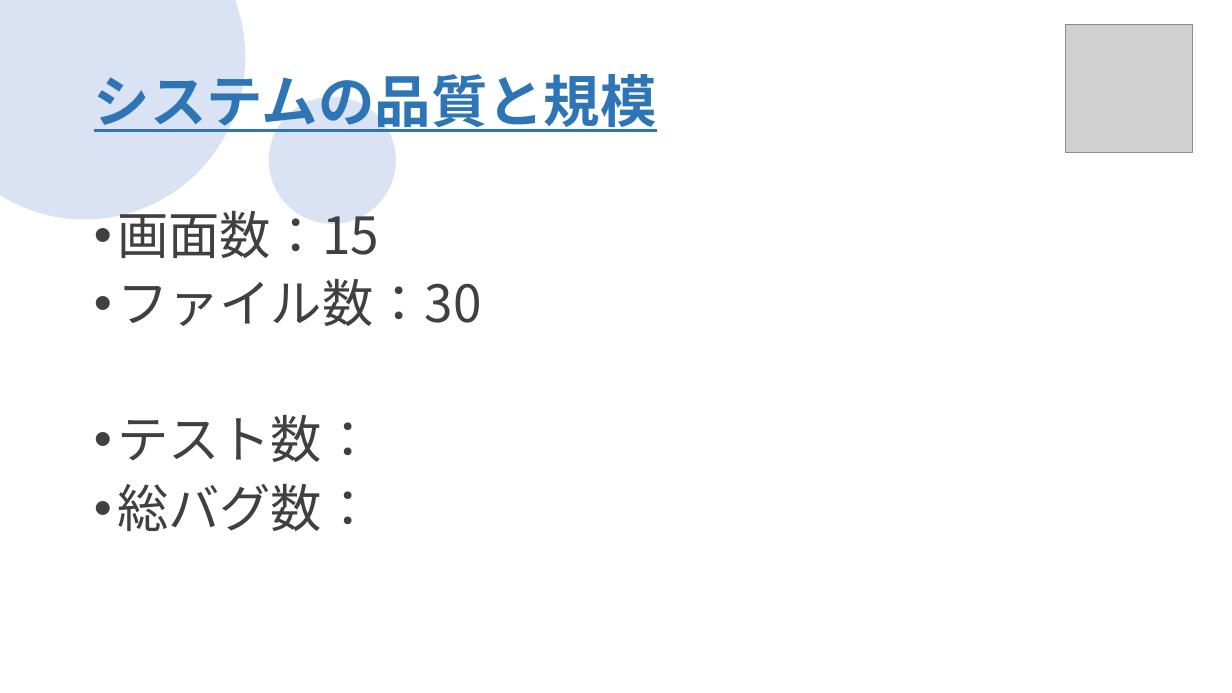
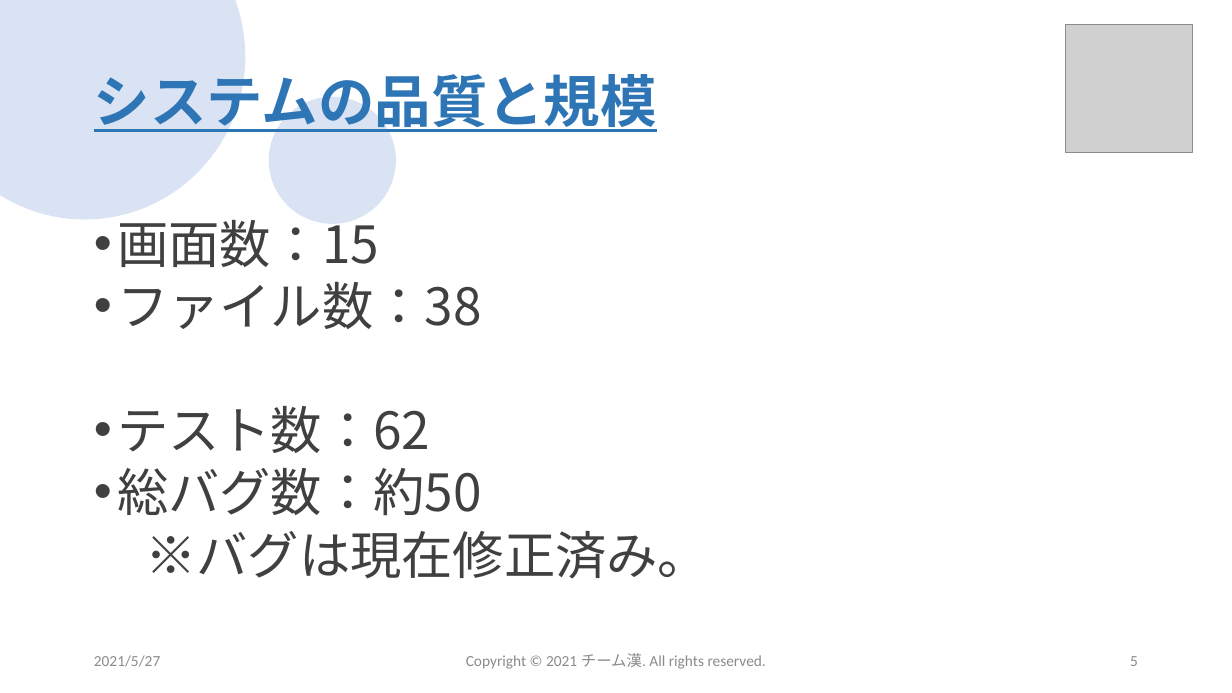
Before and after one commit to sss-sr2021/GUYS, a slide deck: slide 5 of 提出物/チーム漢_成果発表会プレゼン資料.pptx (slide 4 before the commit). Drawn at 1232x693 pixels with LibreOffice and Linux fonts; fonts in the diff are those of the drawing; grey boxes stand for pictures; background and template pictures are left out. Boxes give left, top, right and bottom in pixels: in the first picture for what was removed or moved away, otherwise in the second. Text is boxed around its words. In the diff, an @@ line names an element or a change of style, - is before the commit and + after.

Commit message:
成果発表会変更 テスト仕様書変更 要件定義書変更

```diff
--- a/提出物/チーム漢_成果発表会プレゼン資料.pptx
+++ b/提出物/チーム漢_成果発表会プレゼン資料.pptx
@@ ellipse removed at bbox=[0, 0, 246, 219] @@
@@ ellipse added at bbox=[0, 0, 246, 219], fill #DAE3F3 @@
@@ text "画面数：15": place and size @@
-text "画面数：15" at bbox=[117, 211, 482, 531]
+text "画面数：15" at bbox=[117, 220, 709, 579]
@@ text at bbox=[117, 220, 379, 267]: line spacing 0.9 to 0.8 @@
@@ text at bbox=[117, 282, 709, 579]: text changed @@
-• ファイル数：30
-• テスト数：
-• 総バグ数：
+• ファイル数：38
+• テスト数：62
+• 総バグ数：約50
+※バグは現在修正済み。
@@ text added at bbox=[94, 655, 160, 667], 12 pt, text #8C8C8C @@
+2021/5/27
@@ text added at bbox=[466, 653, 766, 669], 12 pt, text #8C8C8C @@
+Copyright © 2021 チーム漢. All rights reserved.
@@ page number added at bbox=[1130, 656, 1138, 666], 12 pt, text #8C8C8C @@
+5
```
Also in this commit, not shown: 11 other slides changed, 2 slides added, 2 other files.
